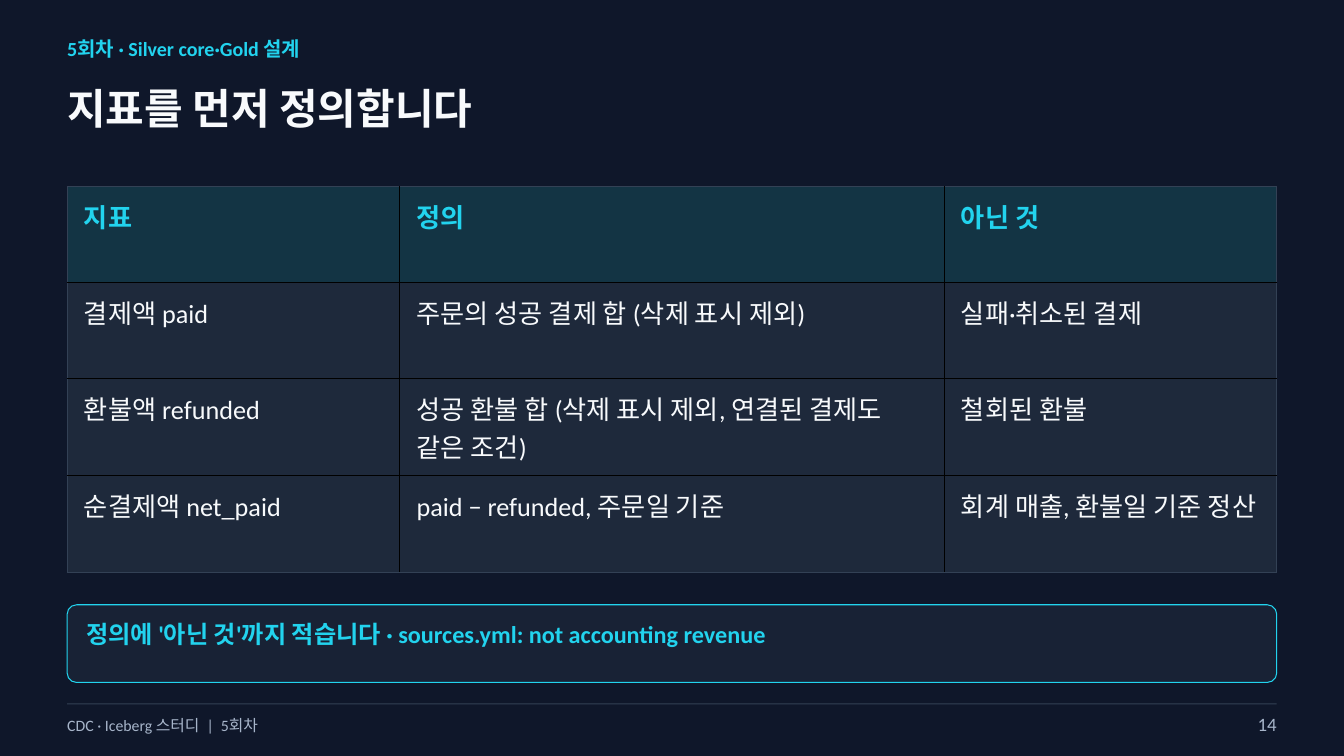
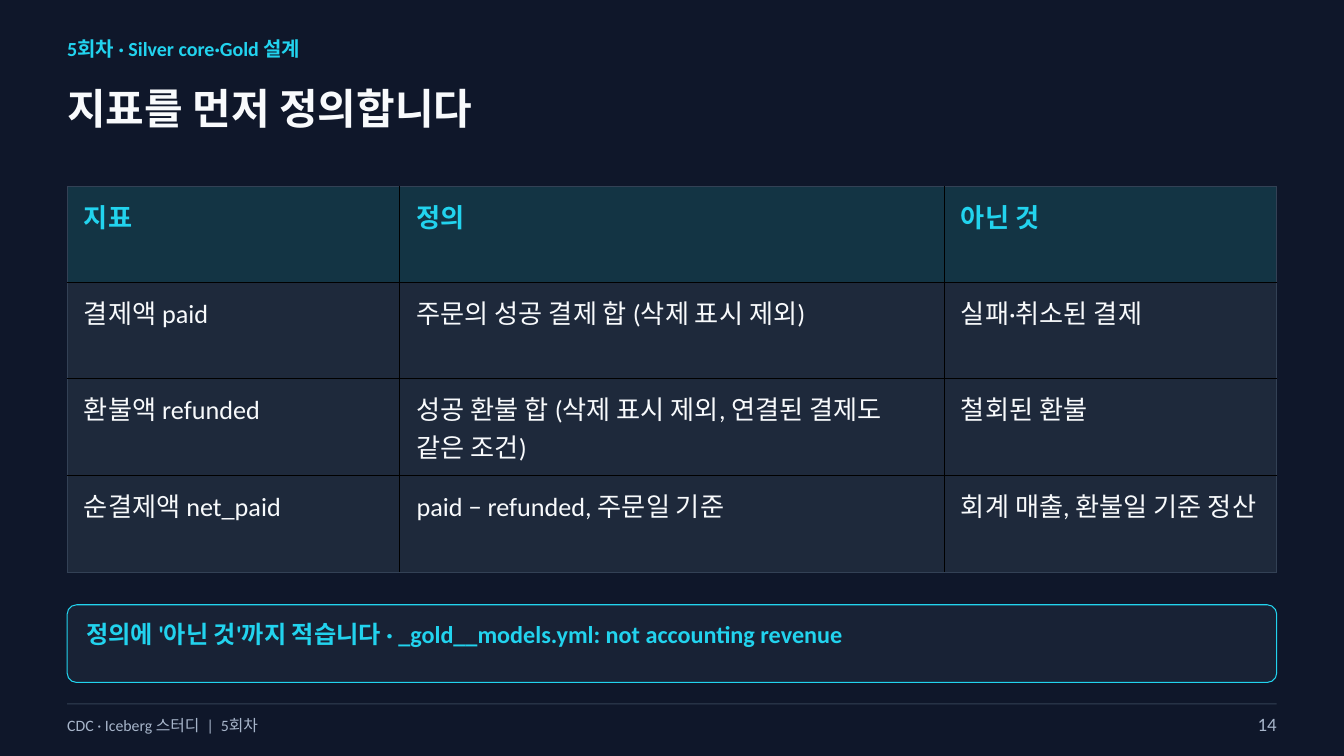
Before and after one commit to kim-dabin/cdc-lakehouse-study, a slide deck: slide 14 of labs/session05/slides/05-session05-student.pptx. Drawn at 1344x756 pixels with LibreOffice and Linux fonts; fonts in the diff are those of the drawing. Boxes give left, top, right and bottom in pixels: in the first picture for what was removed or moved away, otherwise in the second. Text is boxed around its words. In the diff, an @@ line names an element or a change of style, - is before the commit and + after.

```diff
--- a/labs/session05/slides/05-session05-student.pptx
+++ b/labs/session05/slides/05-session05-student.pptx
@@ text at box(86, 622, 842, 647): text changed @@
-정의에 '아닌 것'까지 적습니다 · sources.yml: not accounting revenue
+정의에 '아닌 것'까지 적습니다 · _gold__models.yml: not accounting revenue
```
Also in this commit, not shown: 1 other slide changed, 1 other file.
